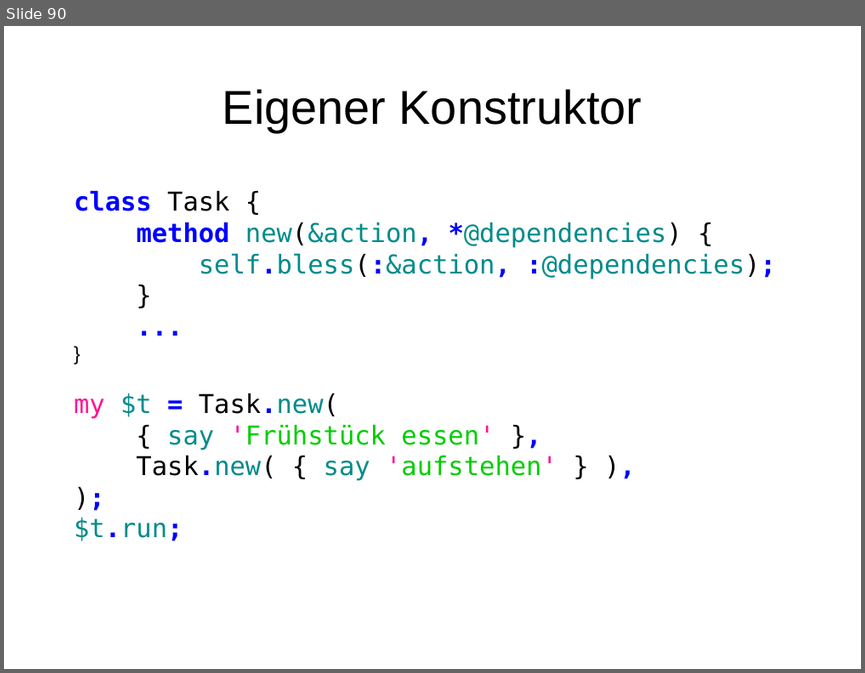
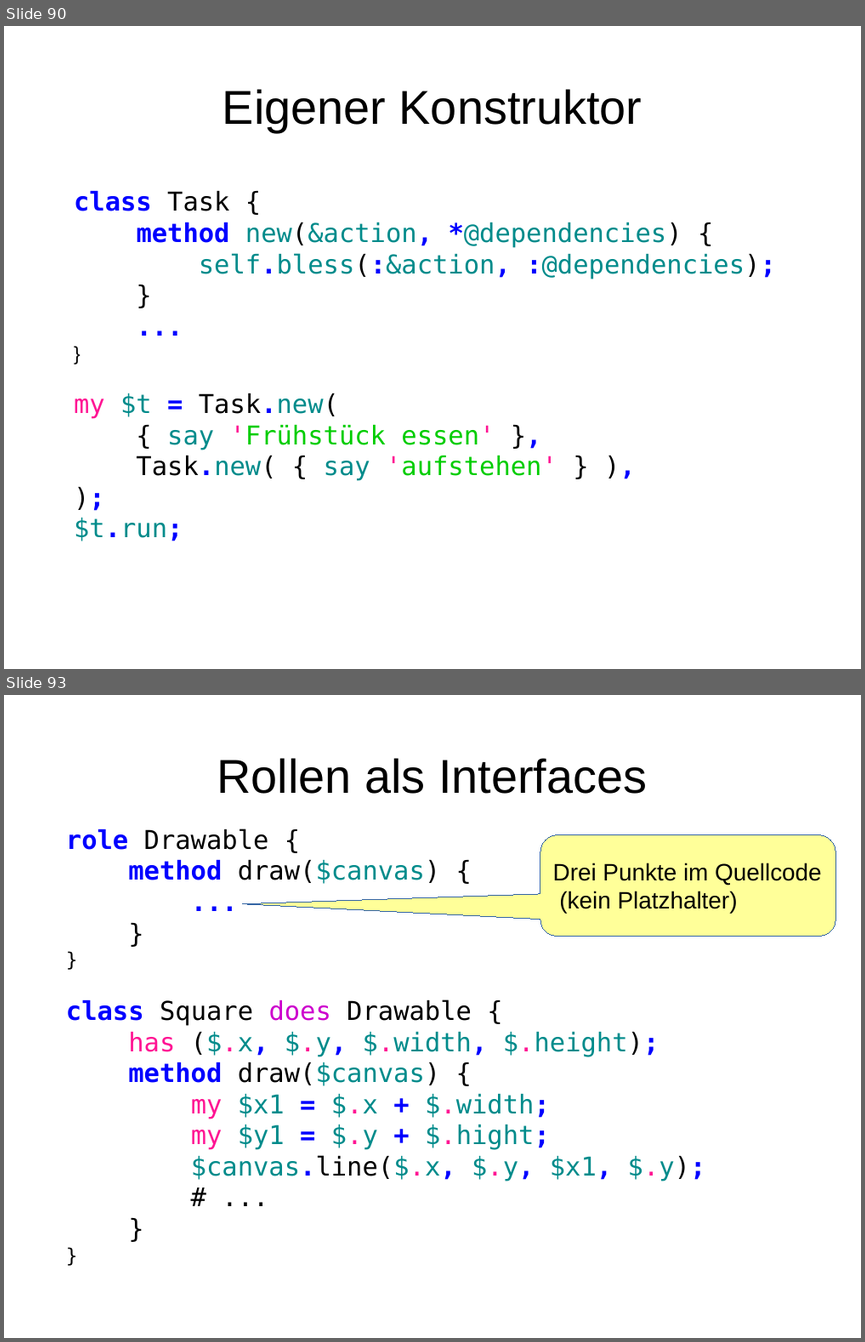
Before and after one commit to moritz/perl6-training-de, a slide deck: schulung.odp. Shown one above the other, each under a label of ours: slide 90 before the commit, slides 90 and 93 after it; the slides between them are not shown. The pictures are 865x673 and 865x1342 pixels, drawn with LibreOffice and Linux fonts; fonts in the diff are those of the drawing. Boxes give left, top, right and bottom in pixels: in the first picture for what was removed or moved away, otherwise in the second. Text is boxed around its words. In the diff, an @@ line names an element or a change of style, - is before the commit and + after.

Commit message:
Rollen

```diff
--- a/schulung.odp
+++ b/schulung.odp
@@ slide 93 added at (4, 695, 861, 1338), background #FFFFFF @@
@@ title added at (217, 758, 647, 794), 44 pt, text #000000 @@
+Rollen als Interfaces
@@ text added at (66, 828, 706, 1180), 24 pt, text #008B8B @@
+role Drawable {
+method draw($canvas) {
+...
+}
+}
+class Square does Drawable {
+has ($.x, $.y, $.width, $.height);
+method draw($canvas) {
+my $x1 = $.x + $.width;
+my $y1 = $.y + $.hight;
+$canvas.line($.x, $.y, $x1, $.y);
+# ...
+}
+}
@@ rounded speech box added at (540, 835, 836, 936), fill #FFFF99, outline #3465A4 0 pt, 22 pt, text #000000 @@
+Drei Punkte im Quellcode
+(kein Platzhalter)
```
Also in this commit, not shown: 7 other slides added, 6 other files.
